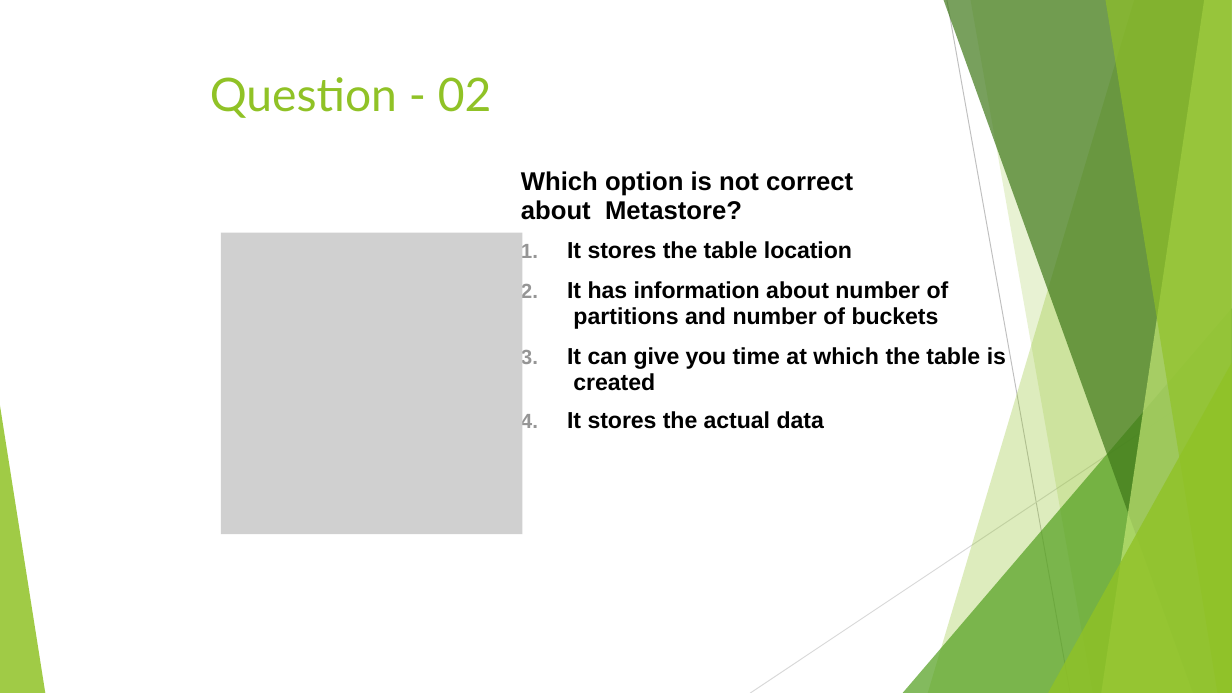
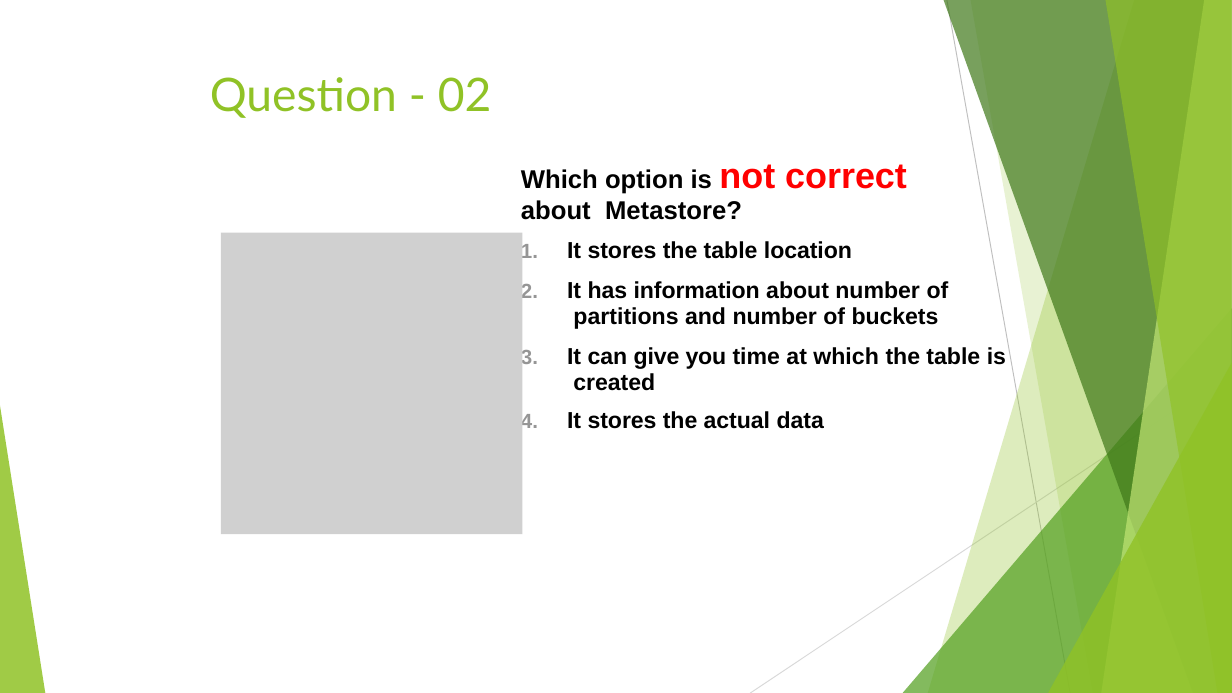
Before and after one commit to hariharanl/HadoopDevVagrant, a slide deck: slide 30 of 4.HIVE/HIVE.pptx. Drawn at 1232x693 pixels with LibreOffice and Linux fonts; fonts in the diff are those of the drawing; grey boxes stand for pictures. Boxes give left, top, right and bottom in pixels: in the first picture for what was removed or moved away, otherwise in the second. Text is boxed around its words. In the diff, an @@ line names an element or a change of style, - is before the commit and + after.

```diff
--- a/4.HIVE/HIVE.pptx
+++ b/4.HIVE/HIVE.pptx
@@ text at box(521, 164, 907, 220): size 20 to 28 pt, text colour #000000 to #FF0000 in "not correct" @@
```
Also in this commit, not shown: 4 other slides changed, 3 other files.
